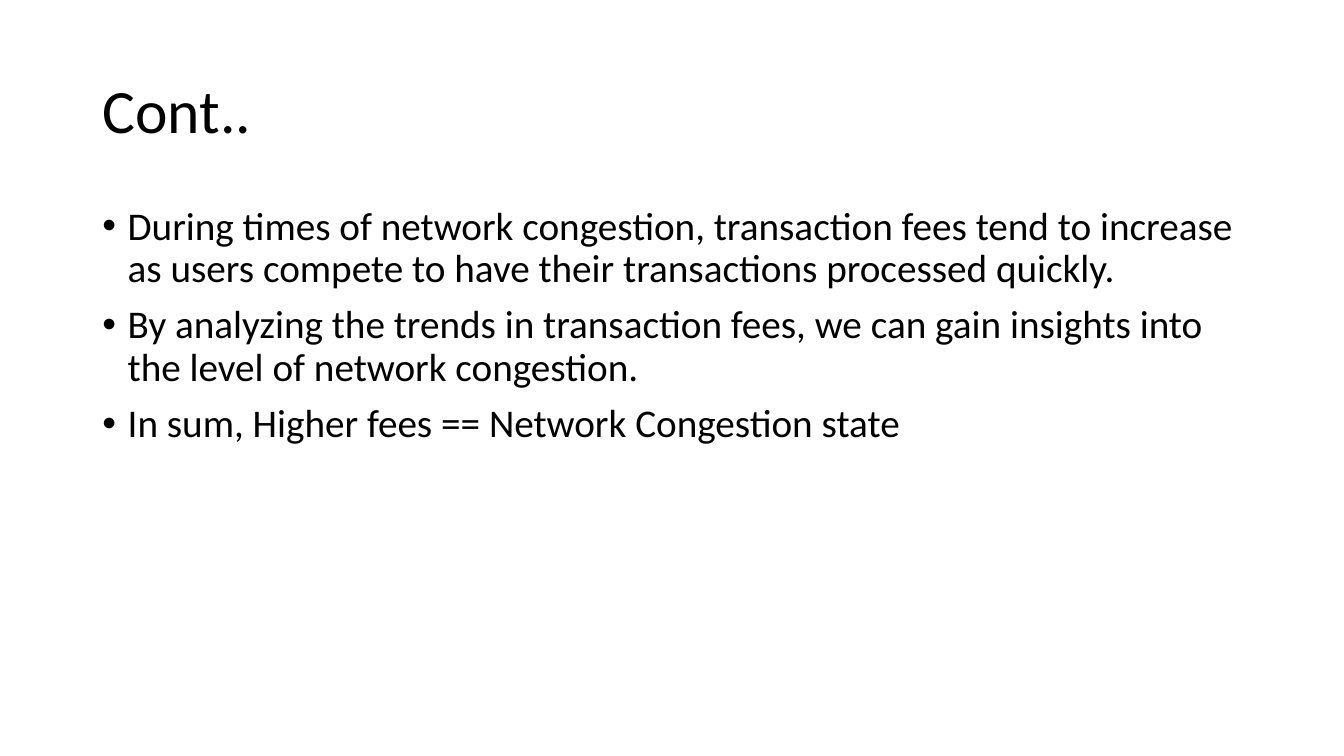
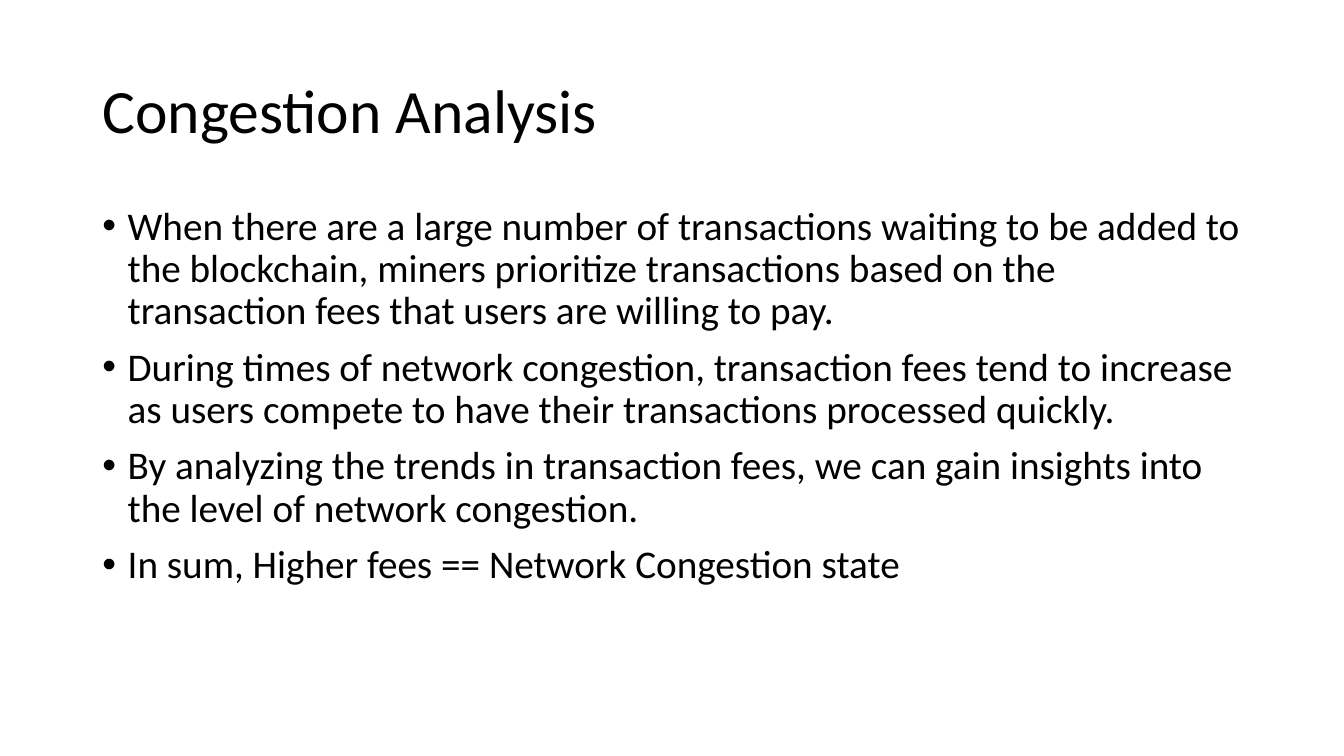
Before and after one commit to tejs13/Spark-Streaming-BTC, a slide deck: slide 15 of assets/CPSC 531 Final Presentation Real Time Analysis Of BTC Network Congestion.pptx (slide 16 before the commit). Drawn at 1344x756 pixels with LibreOffice and Linux fonts; fonts in the diff are those of the drawing. Boxes give left, top, right and bottom in pixels: in the first picture for what was removed or moved away, otherwise in the second. Text is boxed around its words. In the diff, an @@ line names an element or a change of style, - is before the commit and + after.

```diff
--- a/assets/CPSC 531 Final Presentation Real Time Analysis Of BTC Network Congestion.pptx
+++ b/assets/CPSC 531 Final Presentation Real Time Analysis Of BTC Network Congestion.pptx
@@ title at [102,90,597,144]: text changed @@
-Cont..
+Congestion Analysis
@@ text at [128,212,1239,331]: paragraph added @@
+• When there are a large number of transactions waiting to be added to the blockchain, miners prioritize transactions based on the transaction fees that users are willing to pay.
```
Also in this commit, not shown: 5 other slides changed, 1 slide removed, 4 other files.
